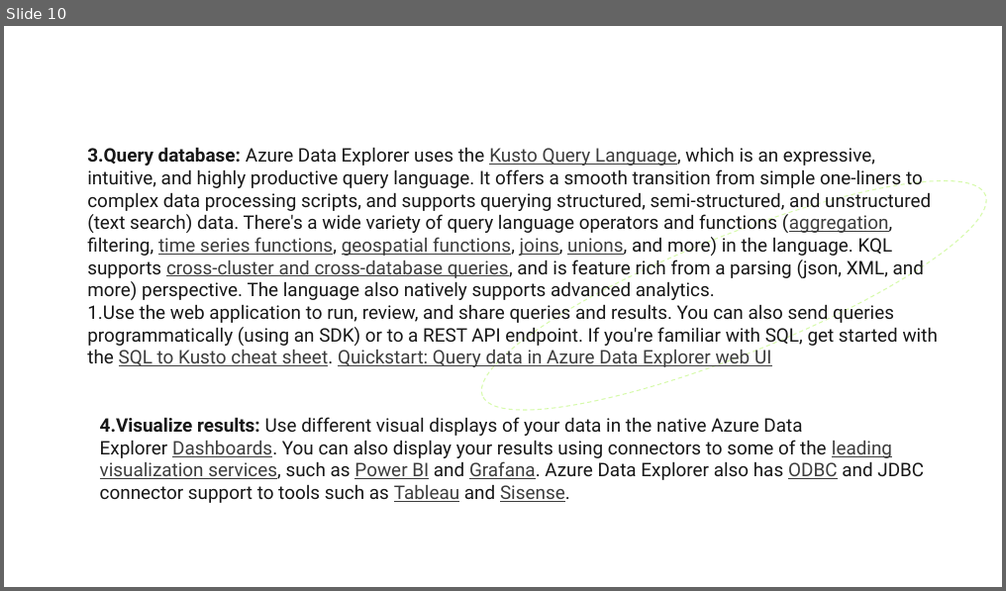
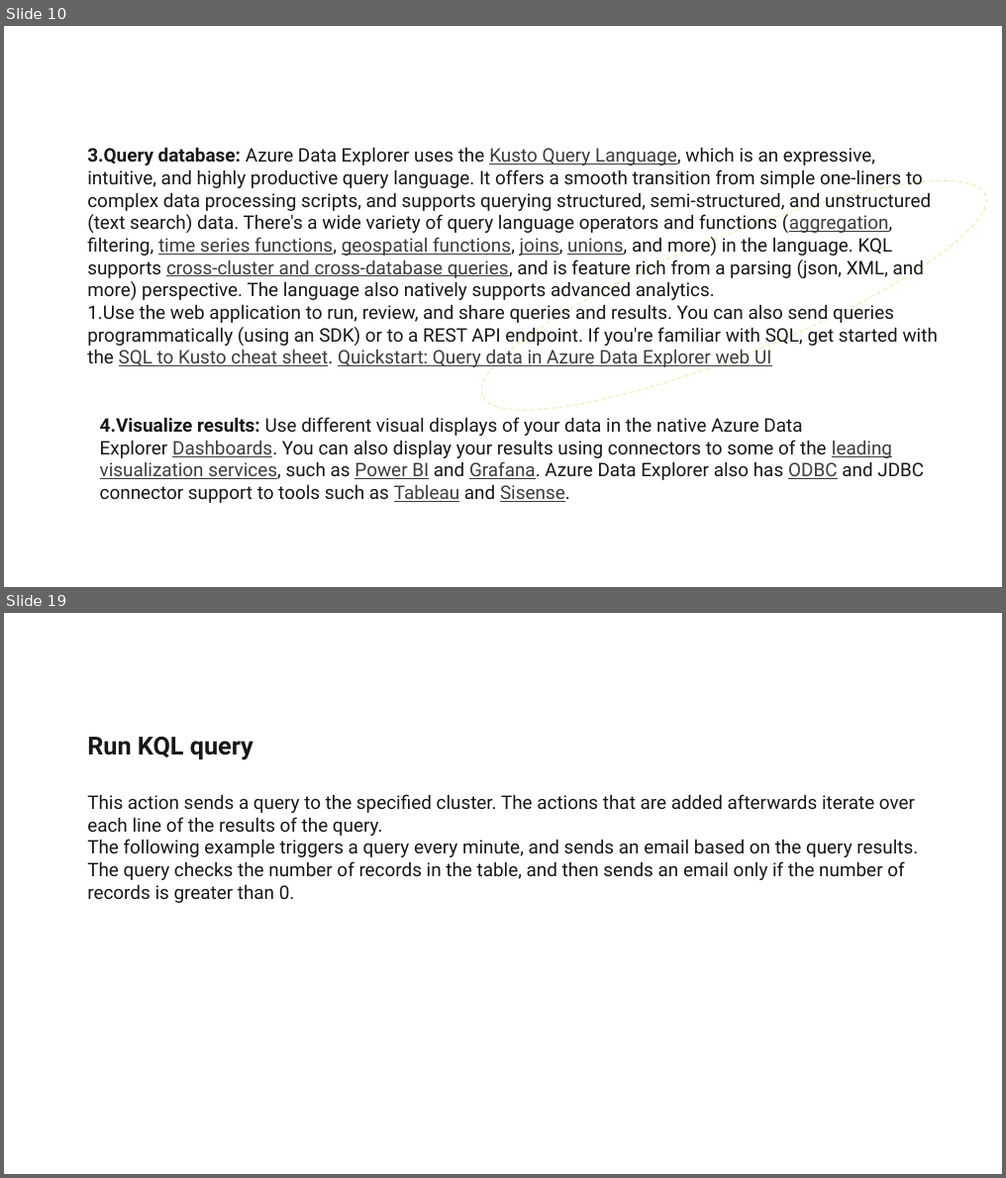
Before and after one commit to Deloitte-Azure-Accelerators/DataExplorer, a slide deck: Azure Data Explorer.pptx. Shown one above the other, each under a label of ours: slide 10 before the commit, slides 10 and 19 after it; the slides between them are not shown. The pictures are 1006x591 and 1006x1178 pixels, drawn with LibreOffice and Linux fonts; fonts in the diff are those of the drawing; background and template pictures are left out. Boxes give left, top, right and bottom in pixels: in the first picture for what was removed or moved away, otherwise in the second. Text is boxed around its words. In the diff, an @@ line names an element or a change of style, - is before the commit and + after.

```diff
--- a/Azure Data Explorer.pptx
+++ b/Azure Data Explorer.pptx
@@ slide 19 added at [4,613,1002,1174], background #FFFFFF; not listed: 1 template element that a slide beside it also shows @@
@@ text added at [87,737,253,761], 24 pt, text #171717, bold @@
+Run KQL query
@@ text added at [87,794,918,903], 18 pt, text #171717 @@
+This action sends a query to the specified cluster. The actions that are added afterwards iterate over each line of the results of the query.
+The following example triggers a query every minute, and sends an email based on the query results. The query checks the number of records in the table, and then sends an email only if the number of records is greater than 0.
```
Also in this commit, not shown: 10 other slides added.
